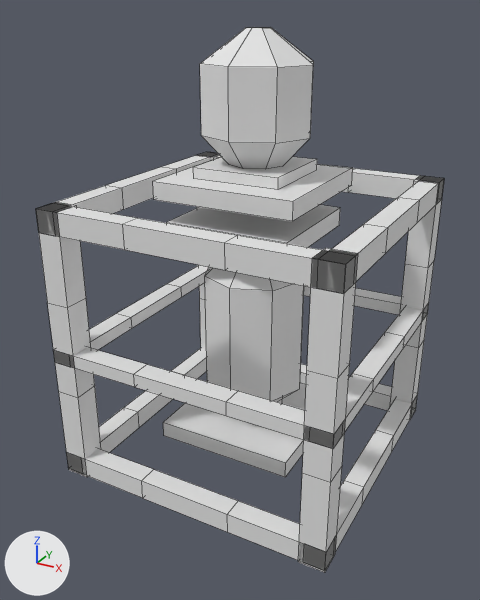
The OBJ model src/main/resources/assets/adv_rocketry/multiblock/warp_core.obj: old version first, new version second.
Rendered twice from a 50 mm camera at (3.0, -5.79, 4.62) aimed at (-0.06, -0.23, 1.84). The lights are fixed; the arrows at lower left show +X, +Y and +Z. The picture after the commit comes second. Mesh edges are drawn as thin lines. Where no turn or scale is listed for an object, it has been applied to the vertices. Vertices at exactly the same position are counted once.

In view in the first picture: 'Core', 'Frame'.
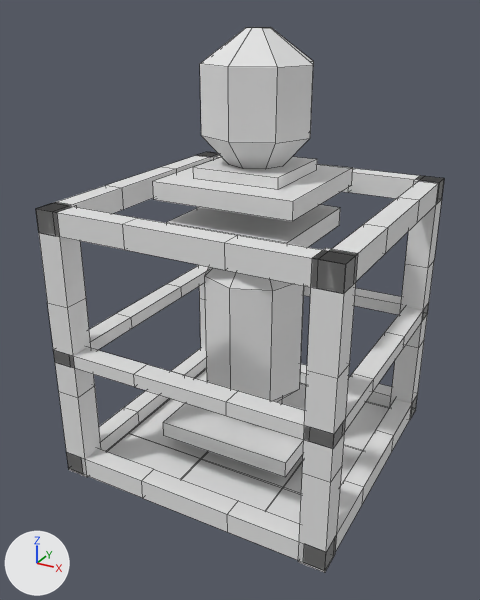
Boxes [x1, y1, x2, y2] around the edits, measured in the pictures (480 x 600 px):
part 1 of me_frame, added
    after: [106, 368, 390, 524]

Diff of the bpy script that builds the scene:
```diff
--- a/src/main/resources/assets/adv_rocketry/multiblock/warp_core.obj.py
+++ b/src/main/resources/assets/adv_rocketry/multiblock/warp_core.obj.py
@@ me_frame @@
 # used by ob_frame; location = (0.0, 0.0, 0.0)
-me_frame.from_pydata(...)  # 276 vertices, 292 faces; spans x -1.5..1.5, y -1.5..1.5, z 0.0..3.23
+me_frame.from_pydata(...)  # 308 vertices, 278 faces; spans x -1.5..1.5, y -1.5..1.5, z 0.0..3.23
+# me_frame part 1: a new loose piece of 16 vertices spanning x -1.29..1.29, y -1.29..1.29, z 0.07..0.08
+# other edits to the shape of me_frame do not show in these pictures
```
